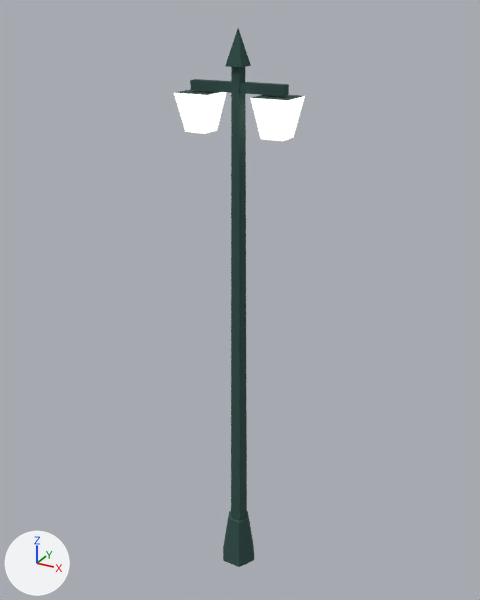
A saved change to the glTF model client/public/assets/models/prop_lamp.glb.
Camera for both pictures: a 50 mm lens placed at (3.03, -5.48, 6.15), pointed at (-0.06, 0.14, 3.34). Arrows for +X, +Y and +Z are at lower left; the lights stay in place. The picture after the commit comes second. Vertices at exactly the same position are counted once.

The first picture shows 'prop_lamp'.
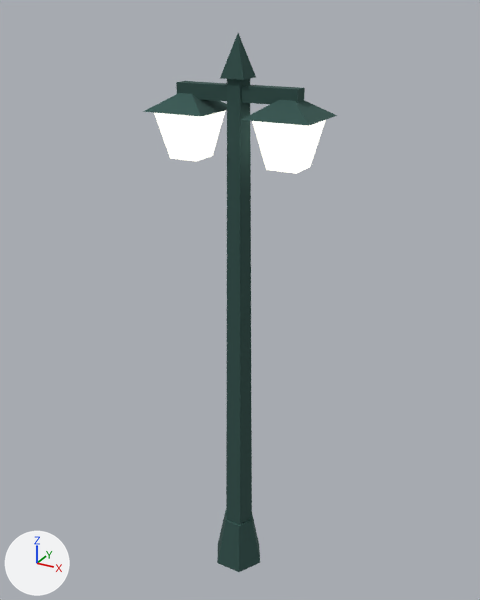
Changed parts and their boxes (x1, y1, x2, y2) in the pictures (480 x 600 px; the box of a moved part takes in the faces that stretch with it):
```json
{"object": "prop_lamp", "change": "reshaped", "before": [174, 28, 305, 567], "after": [143, 33, 337, 572], "on screen": "48% wider"}
{"part": 1, "of": "me_prop_lamp", "change": "moved or reshaped", "before": [223, 511, 254, 567], "after": [217, 510, 260, 572]}
{"part": 2, "of": "me_prop_lamp", "change": "moved or reshaped", "before": [231, 67, 247, 521], "after": [226, 79, 252, 524]}
{"part": 3, "of": "me_prop_lamp", "change": "added", "after": [176, 81, 305, 104], "on screen": "cyan"}
{"part": 4, "of": "me_prop_lamp", "change": "rebuilt", "before": [225, 28, 251, 67], "after": [220, 33, 256, 80], "on screen": "37% wider, 20% taller"}
{"part": 5, "of": "me_prop_lamp", "change": "deleted", "before": [174, 90, 227, 134]}
{"part": 6, "of": "me_prop_lamp", "change": "deleted", "before": [250, 95, 305, 141]}
{"part": 7, "of": "me_prop_lamp", "change": "deleted", "before": [190, 79, 289, 96], "on screen": "cyan"}
{"part": 8, "of": "me_prop_lamp", "change": "added", "after": [143, 93, 337, 174]}
```

The change, as JSON lines over the scene's bpy script:
```json
{"block": "me_prop_lamp", "where": "# used by ob_prop_lamp; location = (0.0, 0.0, 0.0)"}
{"op": "remove", "block": "me_prop_lamp", "code": "me_prop_lamp.from_pydata(...)  # 51 vertices, 66 faces; spans x -0.58..0.58, y -0.19..0.19, z 0.0..6.0"}
{"op": "add", "block": "me_prop_lamp", "code": "me_prop_lamp.from_pydata(...)  # 61 vertices, 76 faces; spans x -0.84..0.84, y -0.32..0.32, z 0.0..5.96"}
{"block": "me_prop_lamp", "change": "me_prop_lamp part 1: the loose piece of 12 vertices spanning x -0.22..0.22, y -0.19..0.19, z 0.0..0.6 is scaled about its middle by (1.37, 1.37, 1)"}
{"block": "me_prop_lamp", "change": "me_prop_lamp part 2: the loose piece of 10 vertices spanning x -0.1..0.1, y -0.08..0.1, z 0.6..5.75 is scaled about its middle by (1.63, 1.63, 0.971), then moved by (0.0, 0.01, -0.08)"}
{"block": "me_prop_lamp", "change": "me_prop_lamp part 3: a new loose piece, a box spanning x -0.62..0.62, y -0.07..0.07, z 5.38..5.52, in mat_vcol"}
{"block": "me_prop_lamp", "change": "me_prop_lamp part 4: the loose piece of 5 vertices spanning x -0.08..0.08, y -0.08..0.08, z 5.68..6.0 is rebuilt with 5 vertices and now spans x -0.12..0.12, y -0.12..0.12, z 5.58..5.96"}
{"block": "me_prop_lamp", "change": "me_prop_lamp part 5: the loose piece of 8 vertices spanning x -0.58..-0.22, y -0.18..0.18, z 5.08..5.44 is deleted"}
{"block": "me_prop_lamp", "change": "me_prop_lamp part 6: the loose piece of 8 vertices spanning x 0.22..0.58, y -0.18..0.18, z 5.08..5.44 is deleted"}
{"block": "me_prop_lamp", "change": "me_prop_lamp part 7: the loose piece of 8 vertices spanning x -0.48..0.48, y -0.05..0.05, z 5.45..5.55 is deleted"}
{"block": "me_prop_lamp", "change": "me_prop_lamp part 8"}
{"block": "me_prop_lamp", "change": "26 vertices are added at x -0.84..0.84, y -0.32..0.32, z 4.82..5.47"}
{"block": "me_prop_lamp", "change": "16 new faces join them, mat_vcol"}
{"block": "me_prop_lamp", "change": "16 new faces join them, mat_glow"}
```
